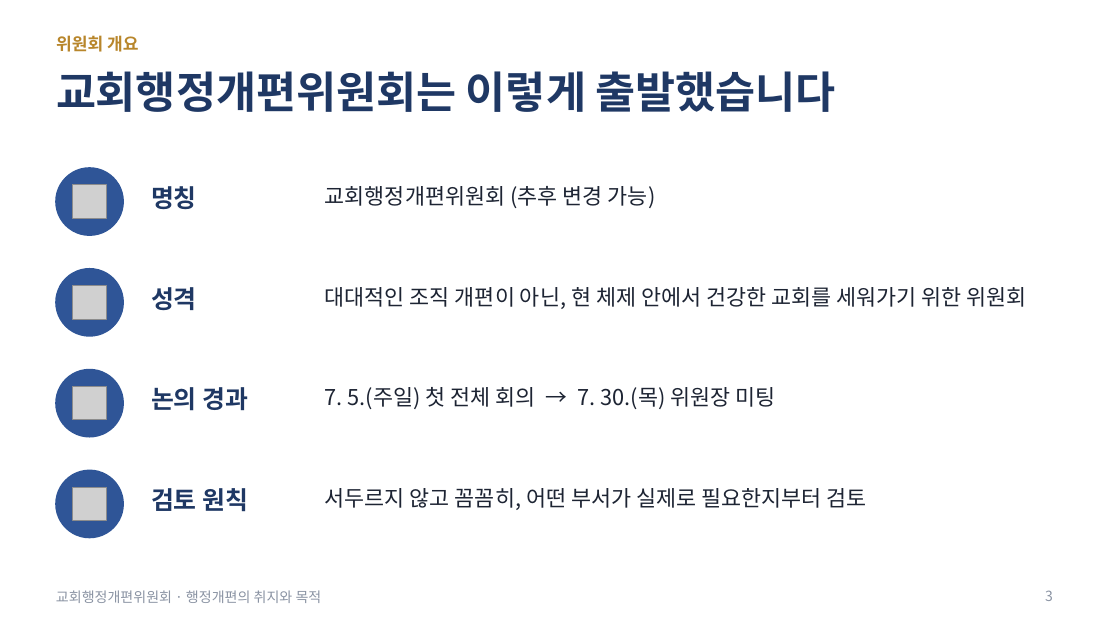
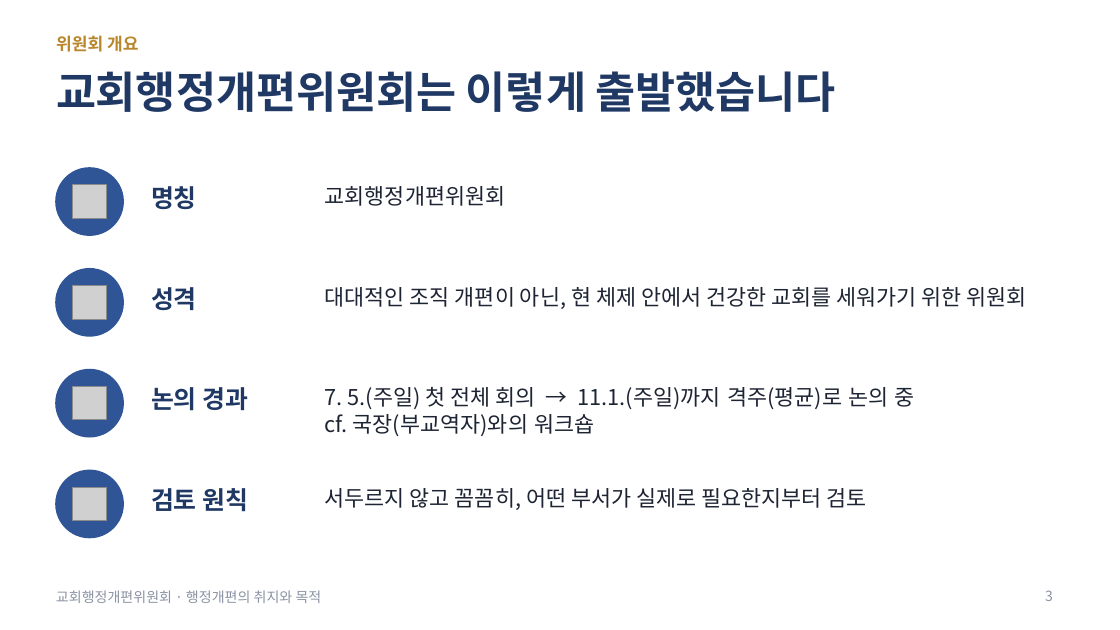
Before and after one commit to kgsdoing21-lab/-, a slide deck: slide 3 of 교회행정개편_취지와목적.pptx. Drawn at 1120x630 pixels with LibreOffice and Linux fonts; fonts in the diff are those of the drawing; grey boxes stand for pictures. Boxes give left, top, right and bottom in pixels: in the first picture for what was removed or moved away, otherwise in the second. Text is boxed around its words. In the diff, an @@ line names an element or a change of style, - is before the commit and + after.

```diff
--- a/교회행정개편_취지와목적.pptx
+++ b/교회행정개편_취지와목적.pptx
@@ text at (x1=325, y1=186, x2=506, y2=206): text changed @@
-교회행정개편위원회 (추후 변경 가능)
+교회행정개편위원회
@@ text at (x1=325, y1=387, x2=915, y2=436): text changed @@
-7. 5.(주일) 첫 전체 회의 → 7. 30.(목) 위원장 미팅
+7. 5.(주일) 첫 전체 회의 → 11.1.(주일)까지 격주(평균)로 논의 중
+cf. 국장(부교역자)와의 워크숍
```
Also in this commit, not shown: 5 other slides changed, 2 slides added.
